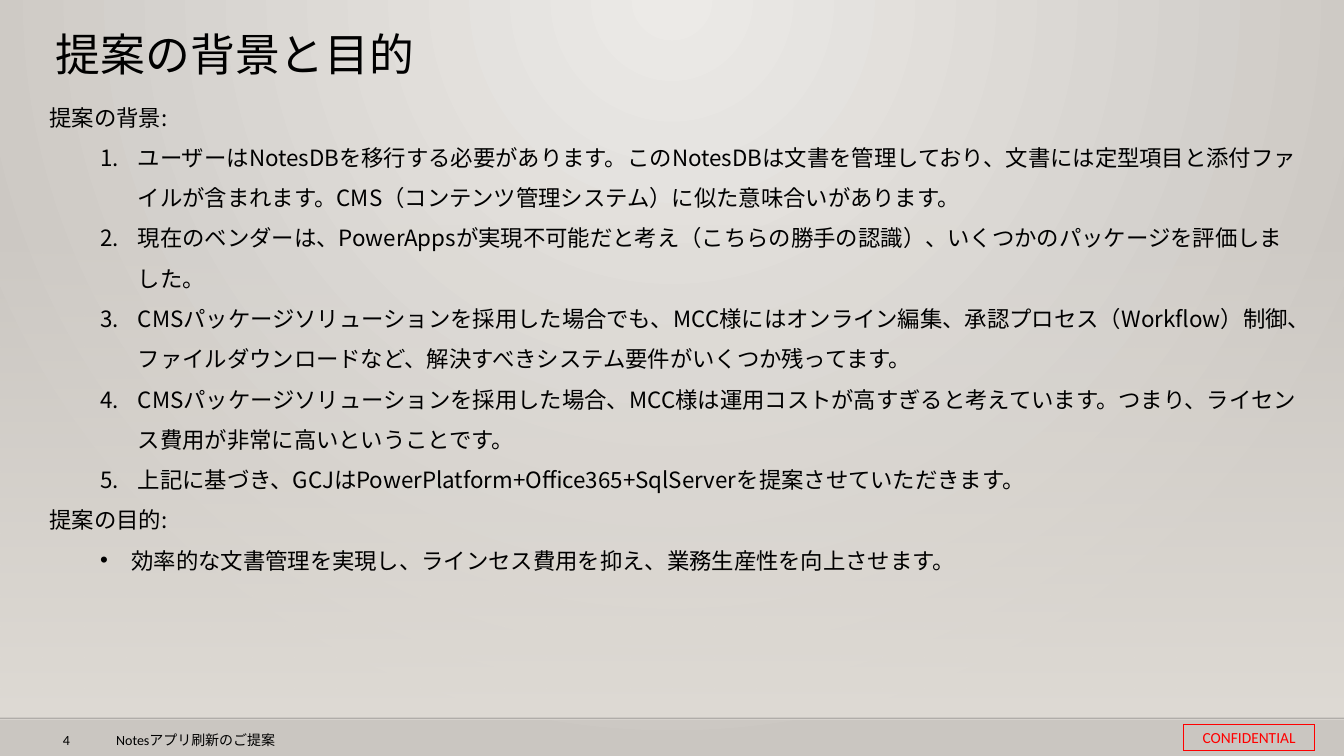
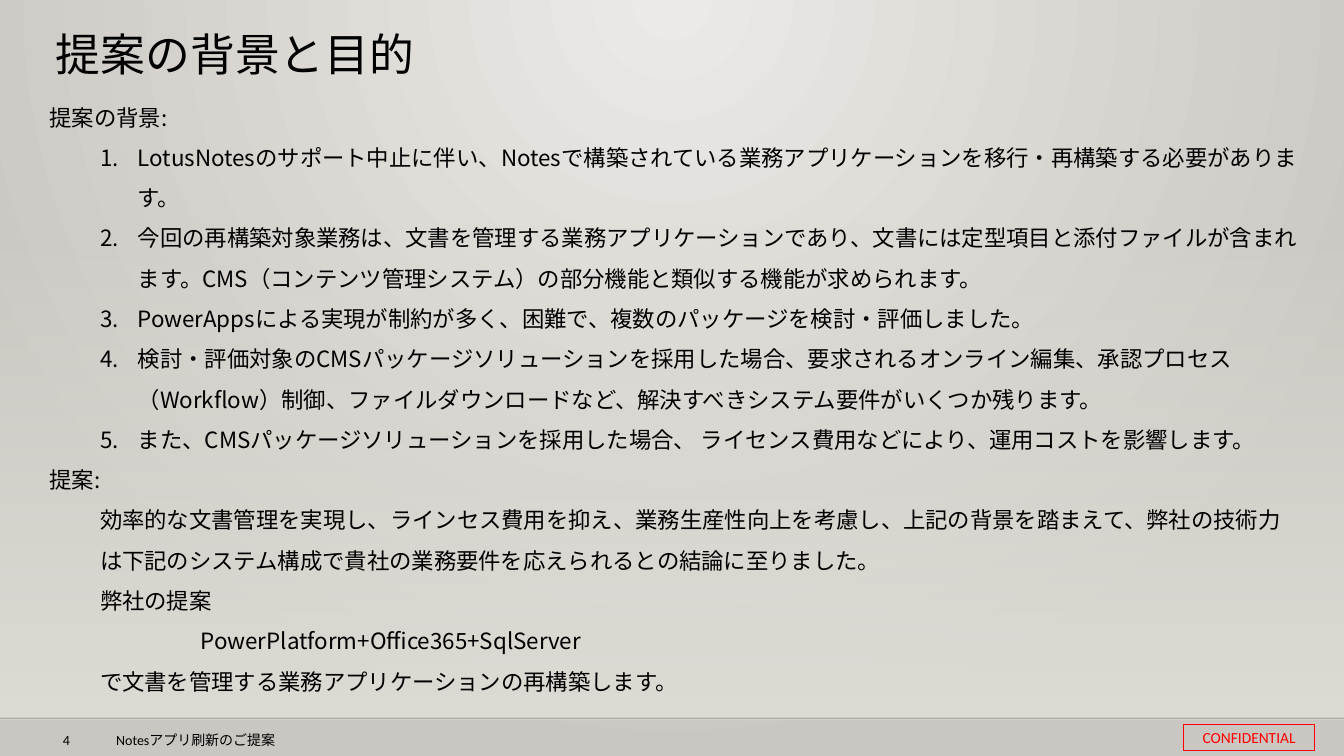
Before and after one commit to 0494938/Notes--CMS-Online, a slide deck: slide 4 of Notesアプリ刷新プロジェクト提案見積もり.pptx. Drawn at 1344x756 pixels with LibreOffice and Linux fonts; fonts in the diff are those of the drawing; background and template pictures are left out. Boxes give left, top, right and bottom in pixels: in the first picture for what was removed or moved away, otherwise in the second. Text is boxed around its words. In the diff, an @@ line names an element or a change of style, - is before the commit and + after.

```diff
--- a/Notesアプリ刷新プロジェクト提案見積もり.pptx
+++ b/Notesアプリ刷新プロジェクト提案見積もり.pptx
@@ text at bbox=[50, 147, 1297, 692]: text changed @@
-  1. ユーザーはNotesDBを移行する必要があります。このNotesDBは文書を管理しており、文書には定型項目と添付ファイルが含まれます。CMS（コンテンツ管理システム）に似た意味合いがあります。
-  2. 現在のベンダーは、PowerAppsが実現不可能だと考え（こちらの勝手の認識）、いくつかのパッケージを評価しました。
-  3. CMSパッケージソリューションを採用した場合でも、MCC様にはオンライン編集、承認プロセス（Workflow）制御、ファイルダウンロードなど、解決すべきシステム要件がいくつか残ってます。
-  4. CMSパッケージソリューションを採用した場合、MCC様は運用コストが高すぎると考えています。つまり、ライセンス費用が非常に高いということです。
-  5. 上記に基づき、GCJはPowerPlatform+Office365+SqlServerを提案させていただきます。
-提案の目的:
-  • 効率的な文書管理を実現し、ラインセス費用を抑え、業務生産性を向上させます。
+  1. LotusNotesのサポート中止に伴い、Notesで構築されている業務アプリケーションを移行・再構築する必要があります。
+  2. 今回の再構築対象業務は、文書を管理する業務アプリケーションであり、文書には定型項目と添付ファイルが含まれます。CMS（コンテンツ管理システム）の部分機能と類似する機能が求められます。
+  3. PowerAppsによる実現が制約が多く、困難で、複数のパッケージを検討・評価しました。
+  4. 検討・評価対象のCMSパッケージソリューションを採用した場合、要求されるオンライン編集、承認プロセス（Workflow）制御、ファイルダウンロードなど、解決すべきシステム要件がいくつか残ります。
+  5. また、CMSパッケージソリューションを採用した場合、 ライセンス費用などにより、運用コストを影響します。
+提案:
+  効率的な文書管理を実現し、ラインセス費用を抑え、業務生産性向上を考慮し、上記の背景を踏まえて、弊社の技術力は下記のシステム構成で貴社の業務要件を応えられるとの結論に至りました。
+  弊社の提案
+  PowerPlatform+Office365+SqlServer
+  で文書を管理する業務アプリケーションの再構築します。
```
Also in this commit, not shown: 17 other slides changed, 1 other file.
